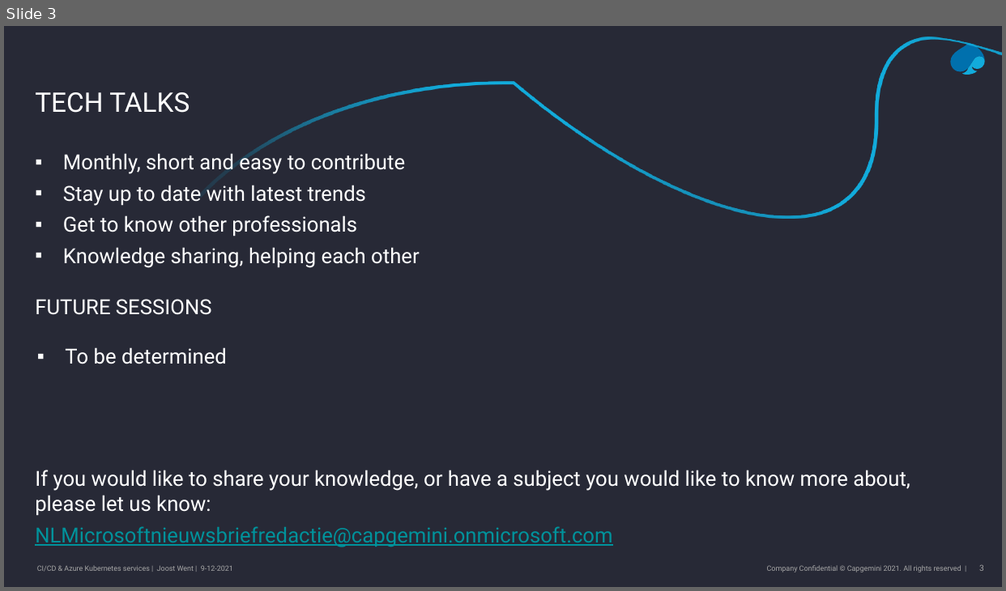
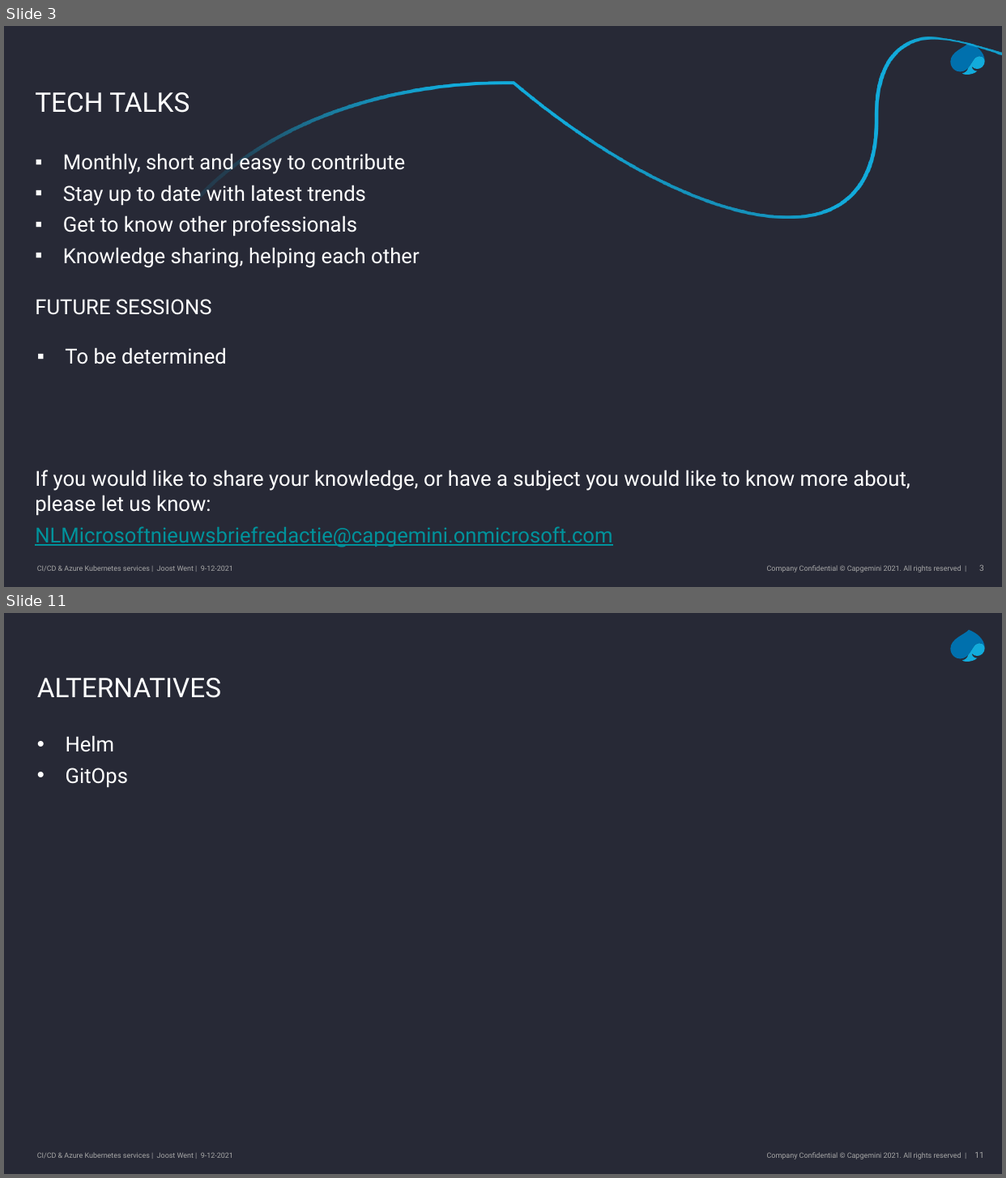
Before and after one commit to joostwent/techtalk-lunch, a slide deck: slides.pptx. Shown one above the other, each under a label of ours: slide 3 before the commit, slides 3 and 11 after it; the slides between them are not shown. The pictures are 1006x591 and 1006x1178 pixels, drawn with LibreOffice and Linux fonts; fonts in the diff are those of the drawing; background and template pictures are left out. Boxes give left, top, right and bottom in pixels: in the first picture for what was removed or moved away, otherwise in the second. Text is boxed around its words. In the diff, an @@ line names an element or a change of style, - is before the commit and + after.

```diff
--- a/slides.pptx
+++ b/slides.pptx
@@ slide 11 added at box(4, 613, 1002, 1174), background #272936; not listed: 5 template elements that a slide beside it also shows @@
@@ title added at box(37, 678, 221, 698), 26 pt, text #FFFFFF @@
+ALTERNATIVES
@@ text added at box(66, 735, 129, 788), 20 pt, text #FFFFFF @@
+• Helm
+• GitOps
```
Also in this commit, not shown: 1 slide changed, 6 other slides added, 1 slide removed, 1 other file.
